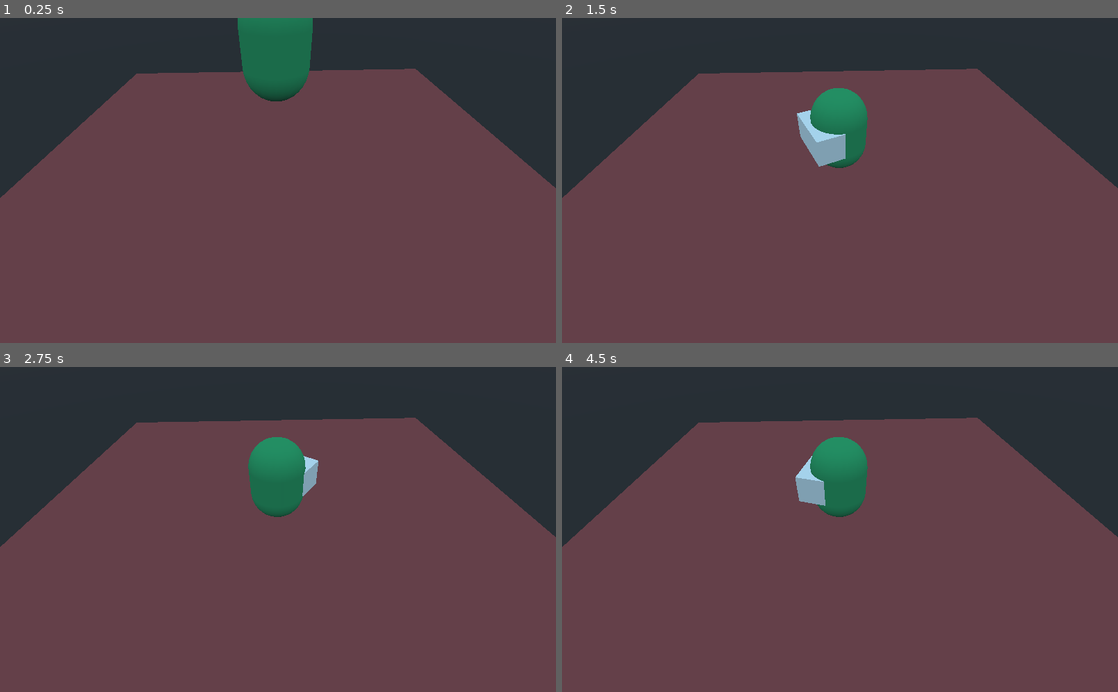
Above: before the commit, frames 1-4 (two rows, left to right).
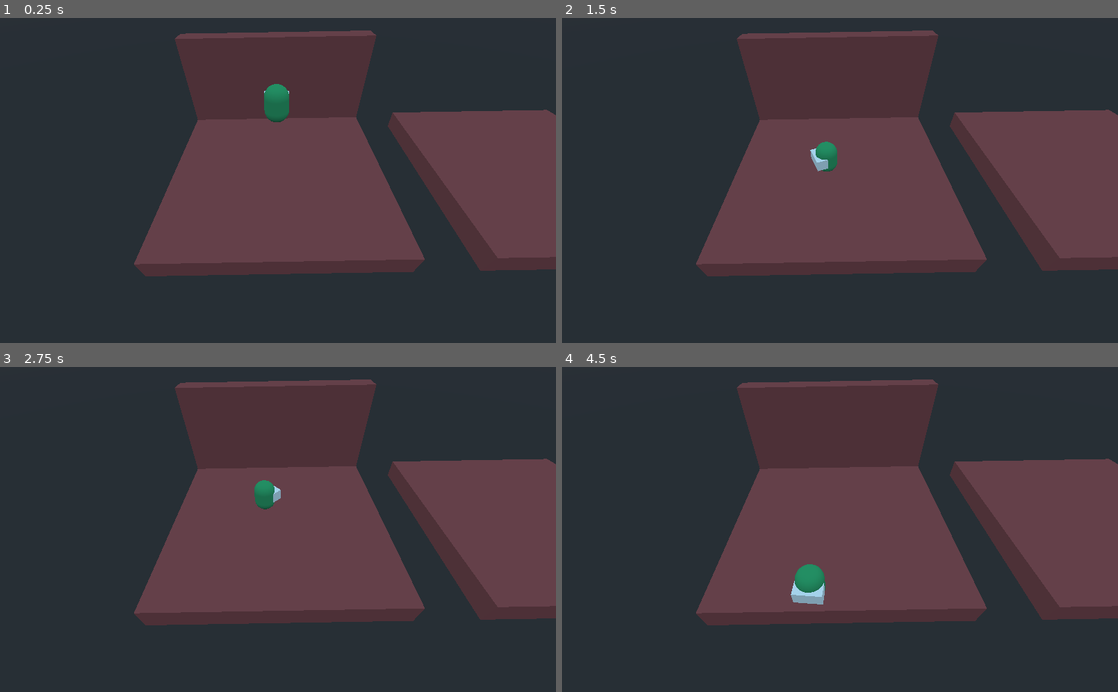
Above: after the commit, the same moments.

Repository: nestorac/rts
Game: Godot game, scene res://escena_ppal.tscn
The game is run twice, just before and just after one commit, with the same random seed, the same clock (stepped at 60 frames per second) and the same inputs.
Inputs (mouse positions are in pixels of both pictures, inside the frame that each line leads up to):
- Up to frame 1 (0.25 s): no input
- Up to frame 2 (1.5 s): move the mouse to (962, 164) at 0.52 s; press the mouse at (962, 164) at 0.53 s; move the mouse to (728, 196) at 1.27 s; release the mouse at (728, 196) at 1.28 s; click (728, 196) at 1.35 s
- Up to frame 3 (2.75 s): move the mouse to (333, 458) at 2.02 s; press the mouse at (333, 458) at 2.03 s
- Up to frame 4 (4.5 s): move the mouse to (812, 594) at 2.77 s; release the mouse at (812, 594) at 2.78 s; click (812, 594) at 2.85 s; move the mouse to (1006, 578) at 3.52 s; press the mouse at (1006, 578) at 3.53 s; move the mouse to (673, 480) at 4.27 s; release the mouse at (673, 480) at 4.28 s; click (673, 480) at 4.35 s

The runs differ from the first frame. In frame 1, 49% of the frame differs, in the area x 0-100%, y 0-100%; in frame 2, 49%; in frame 3, 49%; in frame 4, 50%, in the area x 0-100%, y 3-100%.

Commit message:
Nuevos cambios, directorio import ignorado

Diff:
--- a/KinematicBody.gd
+++ b/KinematicBody.gd
@@ -2,11 +2,17 @@
 
 var gravity = 0.1
 var velocity = Vector3.ZERO
+var mouse_position: Vector3
+export var move_factor = 0.3
 
 # Called when the node enters the scene tree for the first time.
 func _ready():
 	pass # Replace with function body.
 
 func _physics_process(delta):
-	velocity.y -= gravity
+	if not is_on_floor():
+		velocity.y -= gravity
 	velocity = move_and_slide(velocity,Vector3.UP)
+	if mouse_position:
+		translation = translation.move_toward(mouse_position, move_factor)
+	print(mouse_position)
--- a/escena_ppal.tscn
+++ b/escena_ppal.tscn
@@ -27,9 +27,10 @@
 script = ExtResource( 1 )
 
 [node name="Camera" type="Camera" parent="."]
-transform = Transform( 0.999857, 0.0169288, 2.43667e-08, -0.0119678, 0.706845, 0.707267, 0.0119732, -0.707166, 0.706946, 0, 7.23461, 7.32378 )
+transform = Transform( 0.999857, 0.0169288, 2.52979e-08, -0.0119678, 0.706845, 0.707267, 0.0119732, -0.707166, 0.706946, 0, 16.2346, 17.3238 )
 
 [node name="Piso" type="StaticBody" parent="."]
+transform = Transform( 1, 0, 0, 0, 1, 0, 0, 0, 1, 25, 0, 0 )
 
 [node name="MeshInstance" type="MeshInstance" parent="Piso"]
 mesh = SubResource( 2 )
@@ -38,12 +39,38 @@
 [node name="CollisionShape" type="CollisionShape" parent="Piso"]
 shape = SubResource( 3 )
 
+[node name="Piso3" type="StaticBody" parent="."]
+__meta__ = {
+"_edit_group_": true
+}
+
+[node name="MeshInstance" type="MeshInstance" parent="Piso3"]
+mesh = SubResource( 2 )
+material/0 = null
+
+[node name="CollisionShape" type="CollisionShape" parent="Piso3"]
+shape = SubResource( 3 )
+
+[node name="Piso2" type="StaticBody" parent="."]
+transform = Transform( 1, 0, 0, 0, -4.37114e-08, -1, 0, 1, -4.37114e-08, 0, 0, -10 )
+__meta__ = {
+"_edit_group_": true
+}
+
+[node name="MeshInstance" type="MeshInstance" parent="Piso2"]
+mesh = SubResource( 2 )
+material/0 = null
+
+[node name="CollisionShape" type="CollisionShape" parent="Piso2"]
+shape = SubResource( 3 )
+
 [node name="Warrior" type="KinematicBody" parent="."]
-transform = Transform( 1, 0, 0, 0, 1, 0, 0, 0, 1, 0, 5.43993, 0 )
+transform = Transform( 1, 0, 0, 0, 1, 0, 0, 0, 1, 0, 6.43993, 0 )
 script = ExtResource( 2 )
+move_factor = 0.1
 
 [node name="MeshInstance" type="MeshInstance" parent="Warrior"]
-transform = Transform( 1, 0, 0, 0, -4.37114e-08, -1, 0, 1, -4.37114e-08, 0, 0, 0 )
+transform = Transform( 1, 0, 0, 0, -4.37114e-08, -1, 0, 1, -4.37114e-08, 0, 1.26058, 0 )
 mesh = SubResource( 5 )
 material/0 = null
 
@@ -53,5 +80,5 @@
 material/0 = null
 
 [node name="CollisionShape" type="CollisionShape" parent="Warrior"]
-transform = Transform( 1, 0, 0, 0, -4.37114e-08, -1, 0, 1, -4.37114e-08, 0, 0, 0 )
+transform = Transform( 1, 0, 0, 0, -4.37114e-08, -1, 0, 1, -4.37114e-08, 0, 1.26058, 0 )
 shape = SubResource( 6 )
--- a/project.godot
+++ b/project.godot
@@ -14,6 +14,14 @@
 run/main_scene="res://escena_ppal.tscn"
 config/icon="res://icon.png"
 
+[input]
+
+left_click={
+"deadzone": 0.5,
+"events": [ Object(InputEventMouseButton,"resource_local_to_scene":false,"resource_name":"","device":-1,"alt":false,"shift":false,"control":false,"meta":false,"command":false,"button_mask":0,"position":Vector2( 0, 0 ),"global_position":Vector2( 0, 0 ),"factor":1.0,"button_index":1,"pressed":false,"doubleclick":false,"script":null)
+ ]
+}
+
 [physics]
 
 common/enable_pause_aware_picking=true
--- a/script.gd
+++ b/script.gd
@@ -11,6 +11,13 @@
 	pass
 
 func _physics_process(delta):
+	pass
+
+func _input(event):
+	if Input.is_action_pressed("left_click"):
+		turn_to_mouse()
+
+func turn_to_mouse():
 	var mouse_position = get_viewport().get_mouse_position()
 #	print(mouse_position)
 	ray_origin = camera.project_ray_origin(mouse_position)
@@ -23,3 +30,4 @@
 		var pos = intersect.position
 		var look_at_horizontal = Vector3(pos.x, warrior.translation.y, pos.z)
 		warrior.look_at(look_at_horizontal, Vector3.UP)
+		warrior.mouse_position = pos
Not shown, added: export_presets.cfg
Not shown, added: .gitignore
